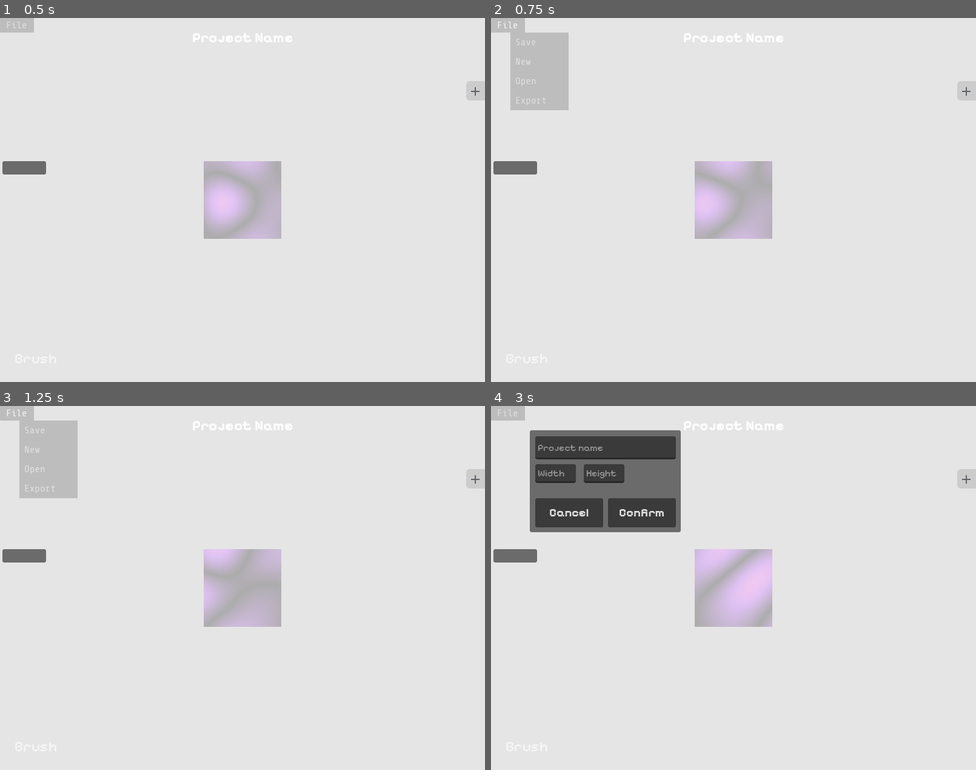
Above: before the commit, frames 1-4 (two rows, left to right).
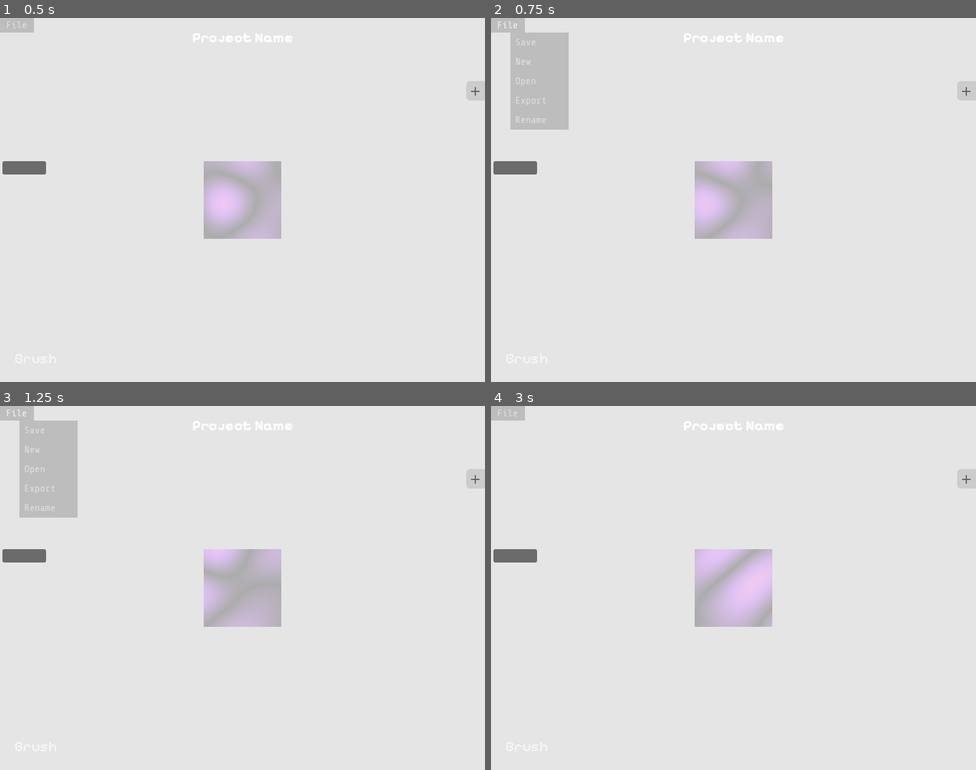
Above: after the commit, the same moments.

Repository: FourSeasonsWinter/pixel-art-app
Game: Godot game, scene res://scenes/main.tscn
Two runs of this game, one before a commit and one after it. Both use one fixed random seed, a clock stepped at 60 frames per second and the inputs below.
Inputs (mouse positions are in pixels of both pictures, inside the frame that each line leads up to):
- Up to frame 1 (0.5 s): no input
- Up to frame 2 (0.75 s): click "File" at 0.5 s
- Up to frame 3 (1.25 s): no input
- Up to frame 4 (3 s): click "Open" at 1.25 s; click (655, 453) at 2 s, where only the run after the commit has a clickable "Load"; click (544, 449) at 2.75 s, where only the run before the commit has a clickable "New"

Frame 1 is identical in both runs. In frame 2, 0.6% of the frame differs, in the area x 4-16%, y 25-31%; in frame 3, 0.6%; in frame 4, 8.6%, in the area x 8-40%, y 6-35%.

Commit message:
Open and rename a project.

Diff:
--- a/scenes/hud.tscn
+++ b/scenes/hud.tscn
@@ -360,6 +360,7 @@
 vertical_alignment = 1
 
 [node name="NewProjectWindow" type="Control" parent="CanvasLayer"]
+visible = false
 layout_mode = 3
 anchors_preset = 0
 offset_left = 64.0
@@ -423,6 +424,104 @@
 theme_override_font_sizes/font_size = 20
 text = "Confirm"
 
+[node name="OpenProjectWindow" type="Control" parent="CanvasLayer"]
+visible = false
+layout_mode = 3
+anchors_preset = 0
+offset_right = 40.0
+offset_bottom = 40.0
+
+[node name="Panel" type="Panel" parent="CanvasLayer/OpenProjectWindow"]
+layout_mode = 0
+offset_left = 48.0
+offset_top = 64.0
+offset_right = 305.0
+offset_bottom = 140.0
+
+[node name="Label" type="Label" parent="CanvasLayer/OpenProjectWindow"]
+layout_mode = 0
+offset_left = 56.0
+offset_top = 72.0
+offset_right = 96.0
+offset_bottom = 95.0
+theme_override_fonts/font = ExtResource("10_223dy")
+text = "Image path"
+
+[node name="LineEdit" type="LineEdit" parent="CanvasLayer/OpenProjectWindow"]
+layout_mode = 0
+offset_left = 56.0
+offset_top = 100.0
+offset_right = 296.0
+offset_bottom = 131.0
+caret_blink = true
+
+[node name="Load" type="Button" parent="CanvasLayer/OpenProjectWindow"]
+layout_mode = 0
+offset_left = 248.0
+offset_top = 64.0
+offset_right = 294.0
+offset_bottom = 95.0
+theme_override_fonts/font = ExtResource("10_223dy")
+text = "Load"
+
+[node name="Cancel" type="Button" parent="CanvasLayer/OpenProjectWindow"]
+layout_mode = 0
+offset_left = 184.0
+offset_top = 64.0
+offset_right = 244.0
+offset_bottom = 95.0
+theme_override_fonts/font = ExtResource("10_223dy")
+text = "Cancel"
+
+[node name="RenameProject" type="Control" parent="CanvasLayer"]
+visible = false
+layout_mode = 3
+anchors_preset = 0
+offset_right = 40.0
+offset_bottom = 40.0
+
+[node name="Panel" type="Panel" parent="CanvasLayer/RenameProject"]
+layout_mode = 0
+offset_left = 48.0
+offset_top = 64.0
+offset_right = 305.0
+offset_bottom = 140.0
+
+[node name="Label" type="Label" parent="CanvasLayer/RenameProject"]
+layout_mode = 0
+offset_left = 56.0
+offset_top = 72.0
+offset_right = 96.0
+offset_bottom = 95.0
+theme_override_fonts/font = ExtResource("10_223dy")
+text = "New name"
+
+[node name="LineEdit" type="LineEdit" parent="CanvasLayer/RenameProject"]
+layout_mode = 0
+offset_left = 56.0
+offset_top = 100.0
+offset_right = 296.0
+offset_bottom = 131.0
+caret_blink = true
+
+[node name="Done" type="Button" parent="CanvasLayer/RenameProject"]
+layout_mode = 0
+offset_left = 248.0
+offset_top = 64.0
+offset_right = 294.0
+offset_bottom = 95.0
+theme_override_fonts/font = ExtResource("10_223dy")
+text = "Done"
+
+[node name="Cancel" type="Button" parent="CanvasLayer/RenameProject"]
+layout_mode = 0
+offset_left = 184.0
+offset_top = 64.0
+offset_right = 244.0
+offset_bottom = 95.0
+theme_override_fonts/font = ExtResource("10_223dy")
+text = "Cancel"
+
 [node name="Menu" type="CanvasLayer" parent="."]
 
 [node name="File" type="Control" parent="Menu"]
@@ -430,7 +529,6 @@
 anchors_preset = 0
 offset_right = 40.0
 offset_bottom = 40.0
-metadata/_edit_group_ = true
 
 [node name="Button" type="Button" parent="Menu/File"]
 layout_mode = 0
@@ -446,11 +544,12 @@
 text = "File"
 
 [node name="Dropdown" type="Panel" parent="Menu/File"]
+visible = false
 layout_mode = 0
 offset_left = 32.0
 offset_top = 24.0
 offset_right = 128.0
-offset_bottom = 152.0
+offset_bottom = 184.0
 theme_override_styles/panel = SubResource("StyleBoxFlat_07p4q")
 
 [node name="Save" type="Button" parent="Menu/File/Dropdown"]
@@ -513,6 +612,21 @@
 text = "Export"
 alignment = 0
 
+[node name="Rename" type="Button" parent="Menu/File/Dropdown"]
+layout_mode = 0
+offset_left = 8.0
+offset_top = 128.0
+offset_right = 103.0
+offset_bottom = 160.0
+mouse_default_cursor_shape = 2
+theme_override_fonts/font = ExtResource("8_88nnd")
+theme_override_styles/focus = SubResource("StyleBoxFlat_ke82a")
+theme_override_styles/hover = SubResource("StyleBoxFlat_gdgix")
+theme_override_styles/pressed = SubResource("StyleBoxFlat_icrjx")
+theme_override_styles/normal = SubResource("StyleBoxFlat_prmd4")
+text = "Rename"
+alignment = 0
+
 [connection signal="color_deleted" from="CanvasLayer/ColorPalette" to="." method="_on_color_palette_color_deleted"]
 [connection signal="color_changed" from="CanvasLayer/ColorPick/ColorPicker" to="." method="_on_color_picker_color_changed"]
 [connection signal="pressed" from="CanvasLayer/ColorPick/Add" to="." method="_on_add_pressed"]
@@ -521,7 +635,13 @@
 [connection signal="text_changed" from="CanvasLayer/ColorPick/ColorHexInput" to="." method="_on_color_hex_input_changed"]
 [connection signal="pressed" from="CanvasLayer/NewProjectWindow/Cancel" to="." method="_on_cancel_pressed"]
 [connection signal="pressed" from="CanvasLayer/NewProjectWindow/Confirm" to="." method="_on_confirm_pressed"]
+[connection signal="pressed" from="CanvasLayer/OpenProjectWindow/Load" to="." method="_on_open_load_pressed"]
+[connection signal="pressed" from="CanvasLayer/OpenProjectWindow/Cancel" to="." method="_on_open_cancel_pressed"]
+[connection signal="pressed" from="CanvasLayer/RenameProject/Done" to="." method="_on_rename_done_pressed"]
+[connection signal="pressed" from="CanvasLayer/RenameProject/Cancel" to="." method="_on_rename_cancel_pressed"]
 [connection signal="pressed" from="Menu/File/Button" to="." method="_on_file_button_pressed"]
 [connection signal="pressed" from="Menu/File/Dropdown/Save" to="." method="_on_save_pressed"]
 [connection signal="pressed" from="Menu/File/Dropdown/New" to="." method="_on_new_pressed"]
+[connection signal="pressed" from="Menu/File/Dropdown/Open" to="." method="_on_open_pressed"]
 [connection signal="pressed" from="Menu/File/Dropdown/Export" to="." method="_on_export_pressed"]
+[connection signal="pressed" from="Menu/File/Dropdown/Rename" to="." method="_on_rename_pressed"]
--- a/scenes/main.tscn
+++ b/scenes/main.tscn
@@ -40,4 +40,6 @@
 
 [connection signal="create_image" from="hud" to="." method="_on_hud_create_image"]
 [connection signal="export_image" from="hud" to="." method="_on_hud_export_image"]
+[connection signal="open_image" from="hud" to="." method="_on_hud_open_image"]
+[connection signal="rename_project" from="hud" to="." method="_on_hud_rename_project"]
 [connection signal="save_image" from="hud" to="." method="_on_hud_save_image"]
--- a/scripts/canvas.gd
+++ b/scripts/canvas.gd
@@ -8,10 +8,19 @@
 
 const pixel_scene = preload("res://scenes/pixel.tscn")
 
-
 func create() -> void:
 	var thread = Thread.new()
 	thread.start(_create)
+
+
+func create_from_image(path: String) -> void:
+	var thread = Thread.new()
+	thread.start(_create_from_image.bind(path))
+
+
+func set_pixel(x: int, y: int, color: Color) -> void:
+	if grid.has(Vector2i(x, y)):
+		grid[Vector2i(x, y)].color = color
 
 
 func _create() -> void:
@@ -22,3 +31,15 @@
 			pixel.color = background_color
 			grid[Vector2i(x, y)] = pixel
 			call_deferred("add_child", pixel)
+
+
+func _create_from_image(path: String) -> void:
+	var image = Image.load_from_file(path)
+
+	for y in height:
+		for x in width:
+			var pixel = pixel_scene.instantiate()
+			pixel.position = Vector2(pixel_size * x, pixel_size * y)
+			pixel.color = image.get_pixel(x, y)
+			grid[Vector2i(x, y)] = pixel
+			call_deferred("add_child", pixel)
--- a/scripts/hud.gd
+++ b/scripts/hud.gd
@@ -2,6 +2,8 @@
 signal save_image
 signal export_image
 signal create_image(name: String, width: int, height: int)
+signal open_image(path: String)
+signal rename_project(name: String)
 
 @onready var color_picker: ColorPicker = $CanvasLayer/ColorPick/ColorPicker
 @onready var color_palette: Container = $CanvasLayer/ColorPalette
@@ -18,9 +20,6 @@
 	palette_background.position.x = color_palette.position.x - 4.0
 	palette_background.position.y = color_palette.position.y - 20.0
 	Globals.connect("color_changed", _on_current_color_changed)
-
-	$Menu/File/Dropdown.hide()
-	$CanvasLayer/NewProjectWindow.hide()
 
 
 func show_notification(notification_text: String) -> void:
@@ -104,6 +103,16 @@
 func _on_export_pressed() -> void:
 	export_image.emit()
 	$Menu/File/Dropdown.hide()
+
+
+func _on_open_pressed() -> void:
+	$Menu/File/Dropdown.hide()
+	$CanvasLayer/OpenProjectWindow.show()
+
+
+func _on_rename_pressed() -> void:
+	$Menu/File/Dropdown.hide()
+	$CanvasLayer/RenameProject.show()
 #endregion
 
 #region NewProjectWindow
@@ -131,3 +140,24 @@
 	create_image.emit(name, w, h)
 	$CanvasLayer/NewProjectWindow.hide()
 #endregion
+
+#region OpenProjectWindow
+func _on_open_load_pressed() -> void:
+	open_image.emit($CanvasLayer/OpenProjectWindow/LineEdit.text)
+	$CanvasLayer/OpenProjectWindow.hide()
+
+
+func _on_open_cancel_pressed() -> void:
+	$CanvasLayer/OpenProjectWindow.hide()
+#endregion
+
+#region RenameProjectWindow
+func _on_rename_done_pressed() -> void:
+	rename_project.emit($CanvasLayer/RenameProject/LineEdit.text)
+	$CanvasLayer/RenameProject.hide()
+	$CanvasLayer/ProjectName.text = $CanvasLayer/RenameProject/LineEdit.text
+
+func _on_rename_cancel_pressed() -> void:
+	$CanvasLayer/RenameProject/LineEdit.text = ""
+	$CanvasLayer/RenameProject.hide()
+#endregion
--- a/scripts/main.gd
+++ b/scripts/main.gd
@@ -8,7 +8,6 @@
 var width := 8
 var height := 8
 var background_color := Color.TRANSPARENT
-var grid := {}
 var last_color_selected: Color
 var canvas: Node2D
 var temp_resolution = Vector2i(1024, 1024)
@@ -36,6 +35,8 @@
 
 
 func create_canvas() -> void:
+	remove_child(canvas)
+
 	var c = canvas_scene.instantiate()
 	c.width = width
 	c.height = height
@@ -43,6 +44,27 @@
 	c.pixel_size = pixel_size
 	c.create()
 	add_child(c)
+
+	print("canvas created ", width, "x", height)
+	print(c.grid)
+
+	canvas = c
+	canvas_background.size = Vector2(pixel_size * width, pixel_size * height)
+
+
+func create_canvas_from_image(path: String) -> void:
+	remove_child(canvas)
+
+	var c = canvas_scene.instantiate()
+	c.width = width
+	c.height = height
+	c.background_color = background_color
+	c.pixel_size = pixel_size
+	c.create_from_image(path)
+	add_child(c)
+
+	print("canvas created ", width, "x", height)
+	print(c.grid)
 
 	canvas = c
 	canvas_background.size = Vector2(pixel_size * width, pixel_size * height)
@@ -90,6 +112,25 @@
 	image.save_png(file_path)
 
 
+func open_image(image_path: String) -> void:
+	var image = Image.load_from_file(image_path)
+
+	if image == null:
+		return
+
+	if image.get_width() > 64 || image.get_height() > 64:
+		hud.show_notification("Failed to load image, dimentions [color=red]too large[/color]!")
+		return
+
+	width = image.get_width()
+	height = image.get_height()
+	create_canvas_from_image(image_path)
+	set_camera()
+	hud.set_new_project(image_path.substr(6, image_path.length() - 10))
+
+	hud.show_notification("Image loaded.")
+
+
 func _on_hud_create_image(name: String, w: int, h: int) -> void:
 	project_name = name
 	width = w
@@ -115,3 +156,11 @@
 		hud.show_notification("\"[color=green]" + project_name + "[/color]\" saved as a png file!")
 	else:
 		hud.show_notification("Failed to save.")
+
+
+func _on_hud_open_image(path: String) -> void:
+	open_image(path)
+
+
+func _on_hud_rename_project(name: String) -> void:
+	project_name = name
Binary file added: 123.png
Not shown, added: 123.png.import
Binary file added: 123_export.png
Not shown, added: 123_export.png.import
Binary file added: Pen2.png
Not shown, added: Pen2.png.import
Binary file added: gengar.png
Not shown, added: gengar.png.import
Binary file added: gengar_export.png
Not shown, added: gengar_export.png.import
